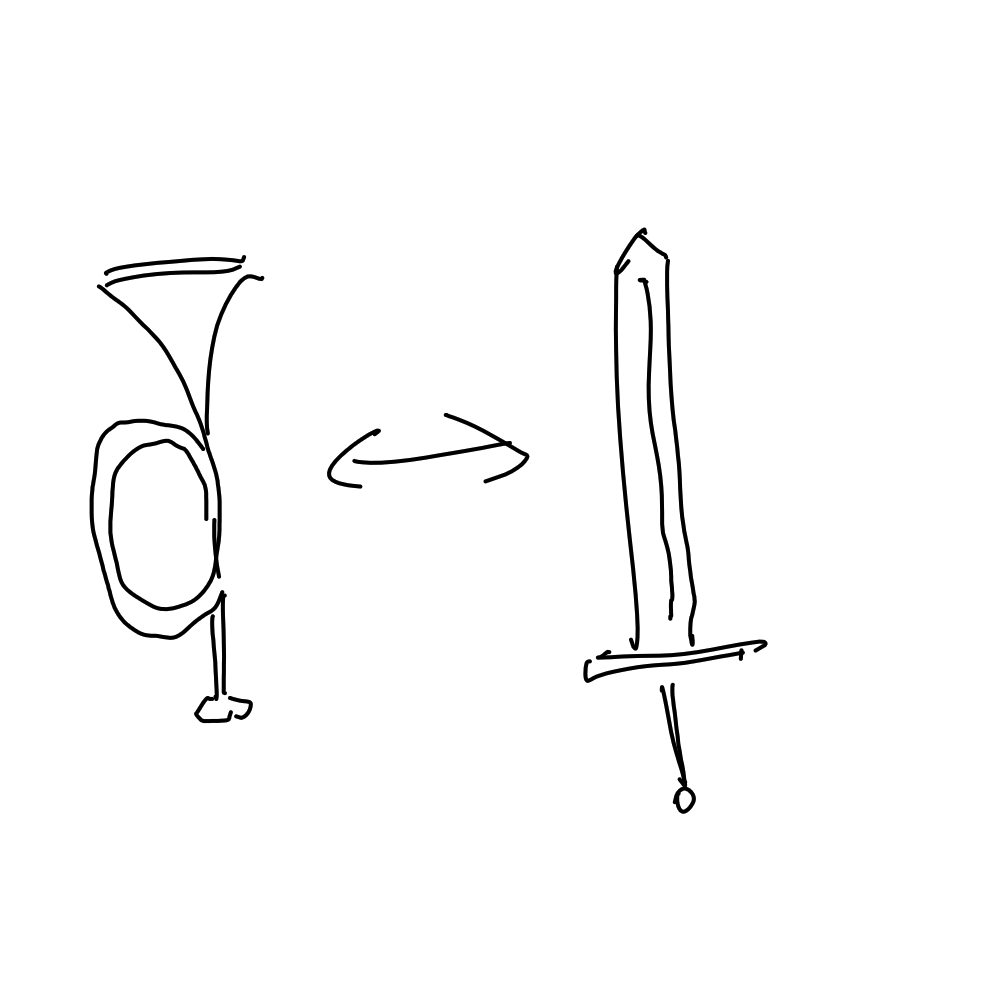
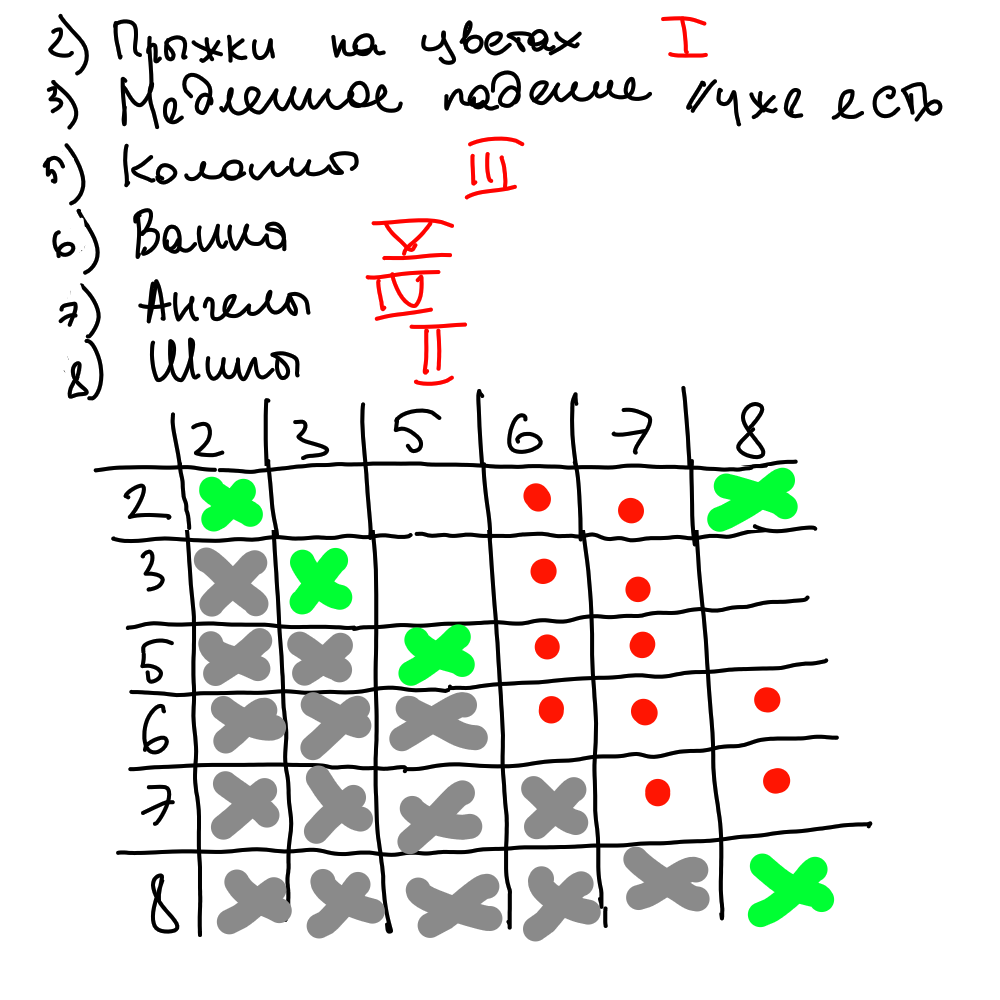
Comparing the layer stacks of the two w=1000, h=1000 images. Changes:
removed layer "Paint Layer 10" over [64, 192, 768, 832]
showed "Paint Layer 9", painted on it over [42, 13, 943, 942]
